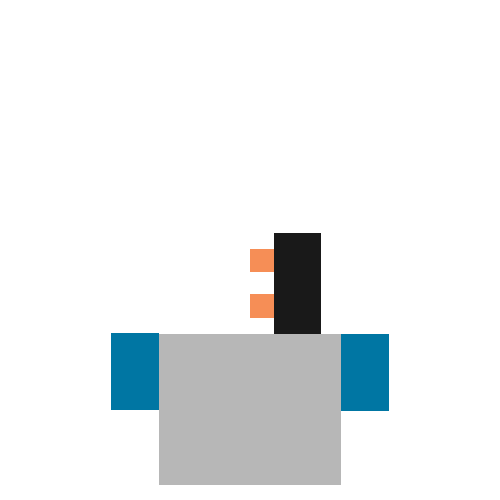
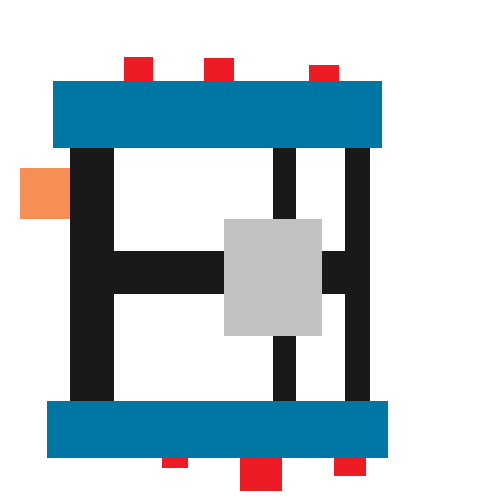
Revision of a layered w=500, h=500 image; what changed, layer by layer:
showed group "Group 2" (9 layers) over [20, 57, 388, 491]
unmasked "Rectangle 10" over [47, 401, 388, 458]
unmasked "Rectangle 9" over [53, 81, 382, 148]
unmasked "Rectangle 14" over [70, 144, 114, 420]
unmasked "Rectangle 11" over [345, 139, 370, 401]
unmasked "Rectangle 12" over [124, 57, 366, 491]
unmasked "Rectangle 8" over [20, 168, 74, 219]
unmasked "Rectangle 6" over [224, 219, 322, 336]
unmasked "Rectangle 13" over [101, 251, 358, 294]
unmasked "Rectangle 7" over [273, 143, 296, 402]
hid group "Group 1" (6 layers) over [111, 233, 389, 485]
unmasked "Rectangle 5" over [250, 294, 274, 318]
unmasked "Rectangle 4" over [250, 249, 274, 272]
unmasked "Rectangle 3" over [274, 233, 321, 334]
unmasked "Rectangle 2 copy" over [341, 334, 389, 411]
unmasked "Rectangle 2" over [111, 333, 159, 401]
unmasked "Rectangle 1" over [159, 334, 341, 485]
